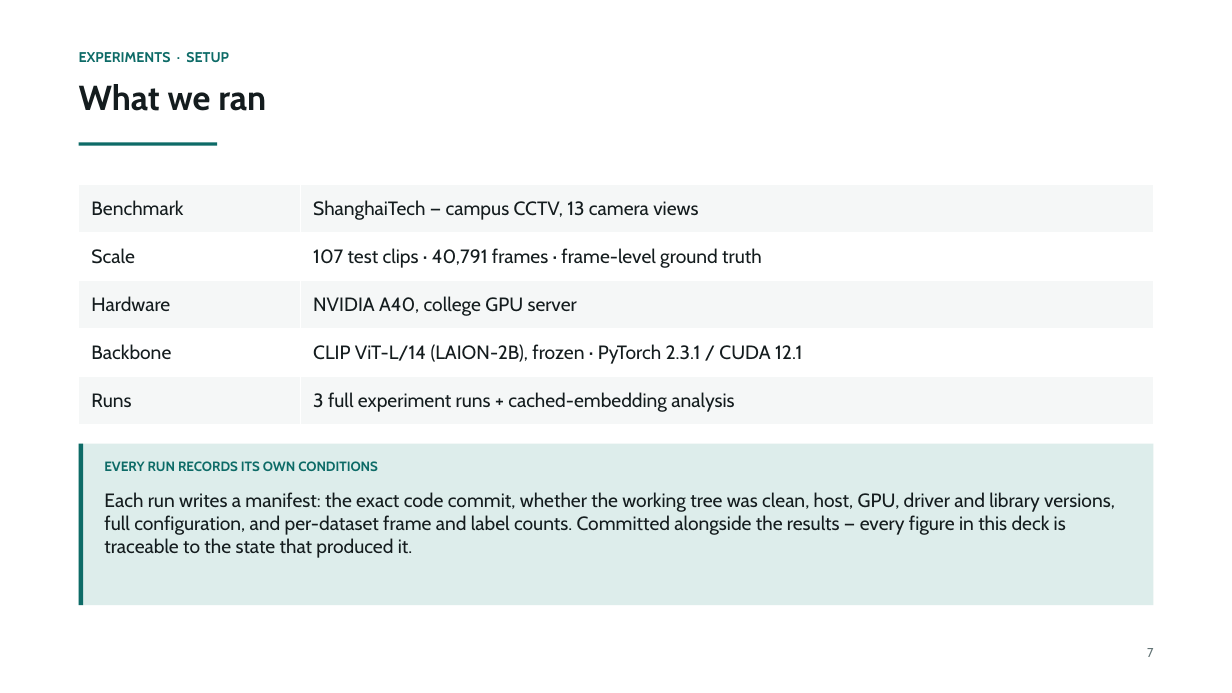
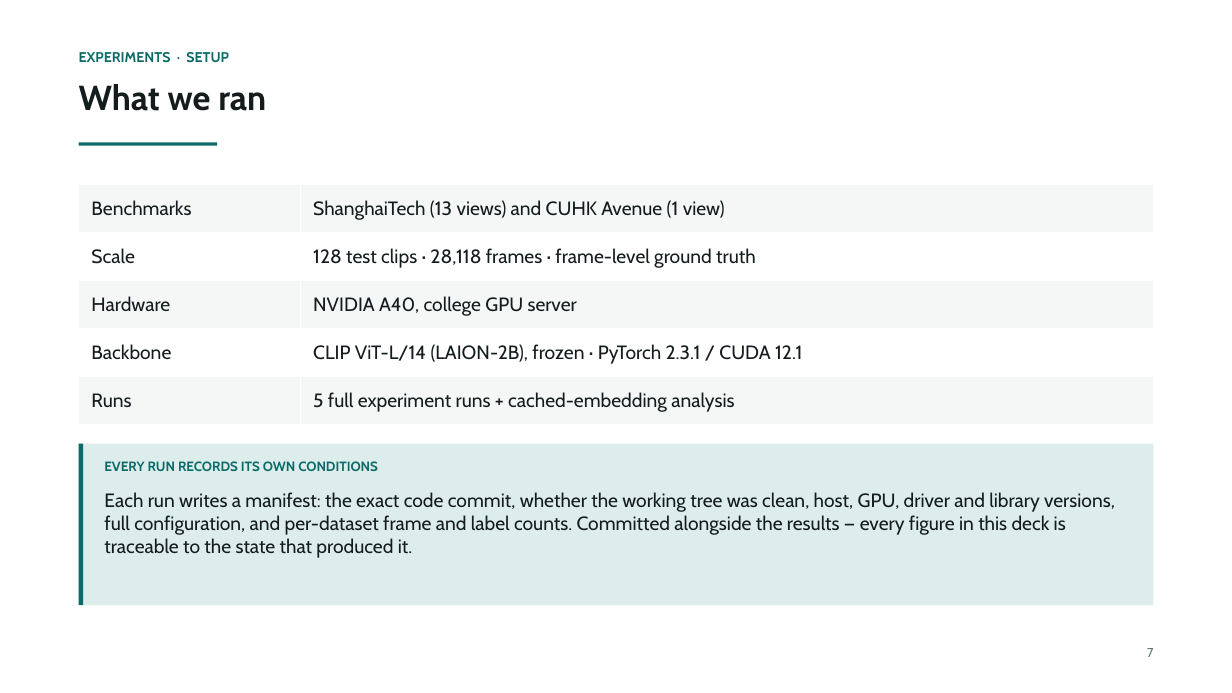
Before and after one commit to prakash-nitc/multimodal-anomaly-detection, a slide deck: slide 8 of docs/06_presentations/DA-ZVAD_Phase2_Review.pptx. Drawn at 1232x693 pixels with LibreOffice and Linux fonts; fonts in the diff are those of the drawing. Boxes give left, top, right and bottom in pixels: in the first picture for what was removed or moved away, otherwise in the second. Text is boxed around its words. In the diff, an @@ line names an element or a change of style, - is before the commit and + after.

```diff
--- a/docs/06_presentations/DA-ZVAD_Phase2_Review.pptx
+++ b/docs/06_presentations/DA-ZVAD_Phase2_Review.pptx
@@ table at box(79, 185, 1153, 425) @@
-row 1, column 1: Benchmark
+row 1, column 1: Benchmarks
-row 1, column 2: ShanghaiTech — campus CCTV, 13 camera views
+row 1, column 2: ShanghaiTech (13 views) and CUHK Avenue (1 view)
-row 2, column 2: 107 test clips · 40,791 frames · frame-level ground truth
+row 2, column 2: 128 test clips · 28,118 frames · frame-level ground truth
-row 5, column 2: 3 full experiment runs + cached-embedding analysis
+row 5, column 2: 5 full experiment runs + cached-embedding analysis
```
Also in this commit, not shown: 13 other slides changed, 2 slides added, 1 slide removed, 1 other file.
